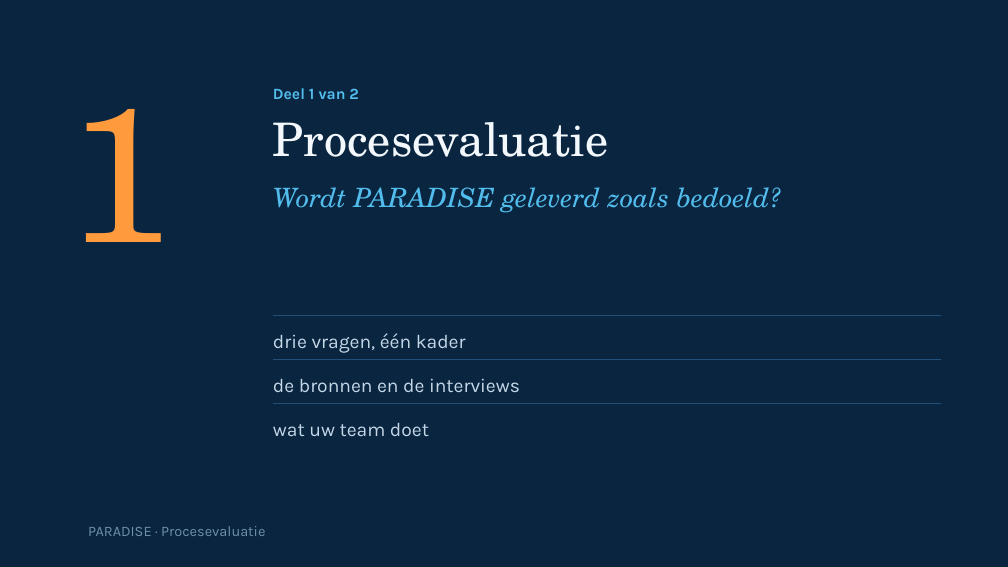
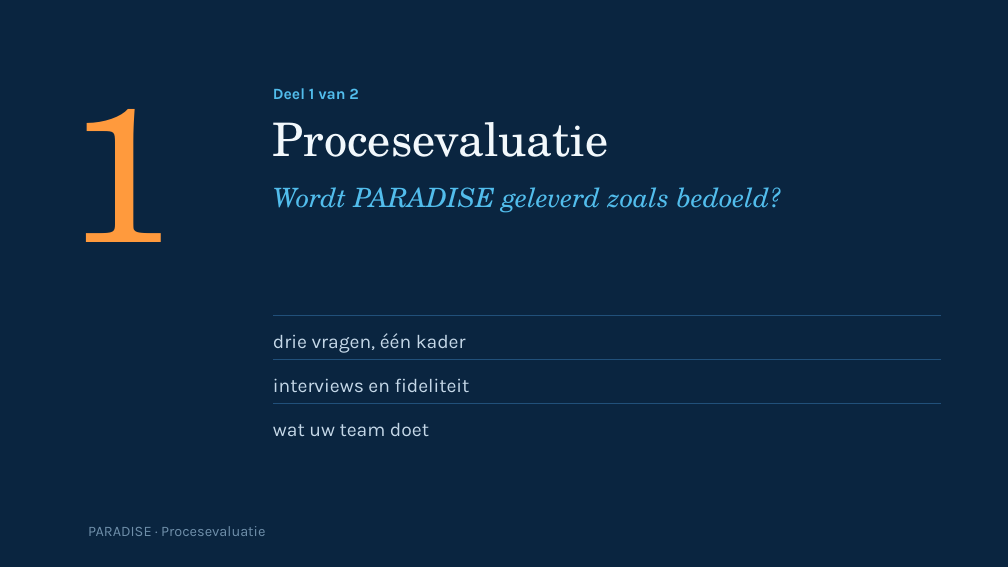
Before and after one commit to Dellfs/paradise-project, a slide deck: slide 3 of PARADISE_presentatie/PARADISE_procesevaluatie_gezondheidseconomie.pptx. Drawn at 1008x567 pixels with LibreOffice and Linux fonts; fonts in the diff are those of the drawing; background and template pictures are left out. Boxes give left, top, right and bottom in pixels: in the first picture for what was removed or moved away, otherwise in the second. Text is boxed around its words. In the diff, an @@ line names an element or a change of style, - is before the commit and + after.

```diff
--- a/PARADISE_presentatie/PARADISE_procesevaluatie_gezondheidseconomie.pptx
+++ b/PARADISE_presentatie/PARADISE_procesevaluatie_gezondheidseconomie.pptx
@@ text at box(273, 378, 470, 392): text changed @@
-de bronnen en de interviews
+interviews en fideliteit
```
Also in this commit, not shown: 5 other slides changed, 25 other files.
